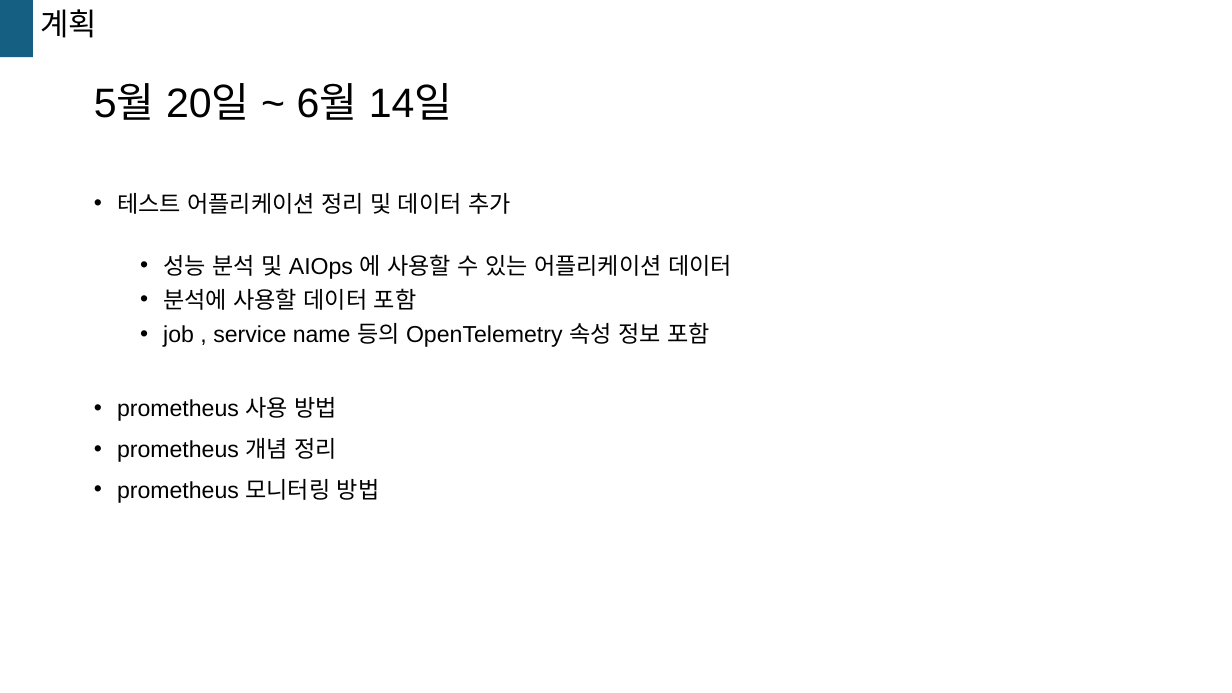
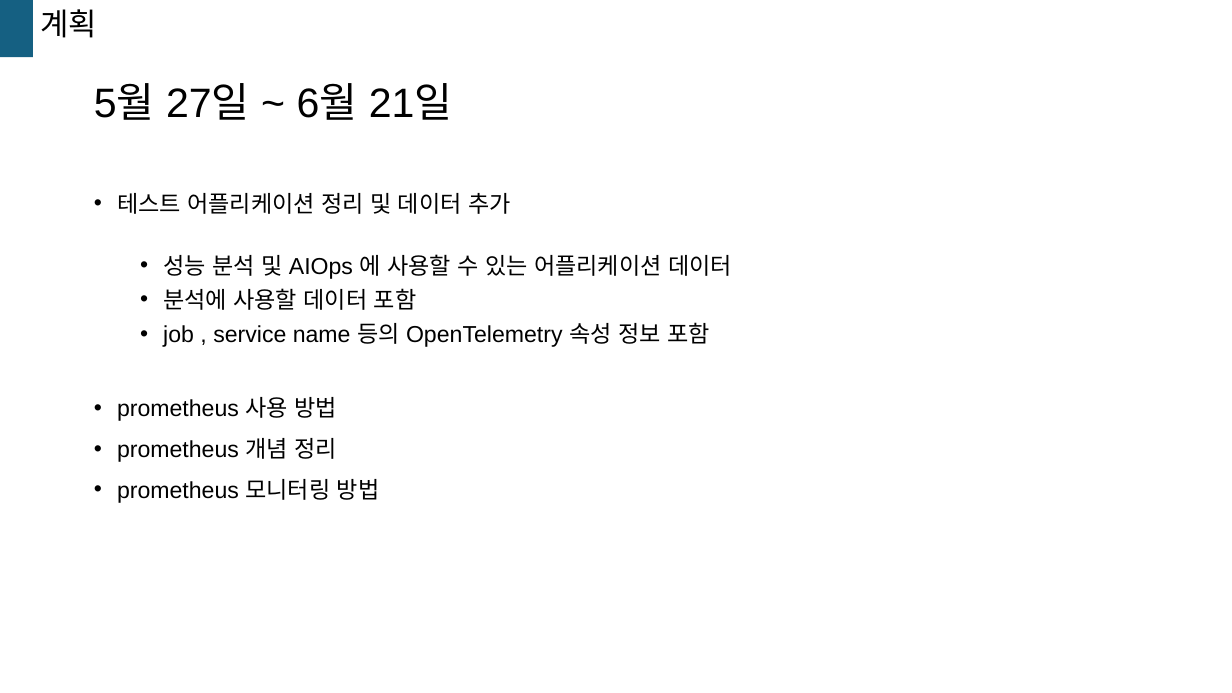
Before and after one commit to kkimsungchul/otel, a slide deck: slide 16 of [Otel]정리.pptx. Drawn at 1232x693 pixels with LibreOffice and Linux fonts; fonts in the diff are those of the drawing. Boxes give left, top, right and bottom in pixels: in the first picture for what was removed or moved away, otherwise in the second. Text is boxed around its words. In the diff, an @@ line names an element or a change of style, - is before the commit and + after.

```diff
--- a/[Otel]정리.pptx
+++ b/[Otel]정리.pptx
@@ title at (94, 84, 453, 120): text changed @@
-5월 20일 ~ 6월 14일
+5월 27일 ~ 6월 21일
```
Also in this commit, not shown: 5 other slides changed.
